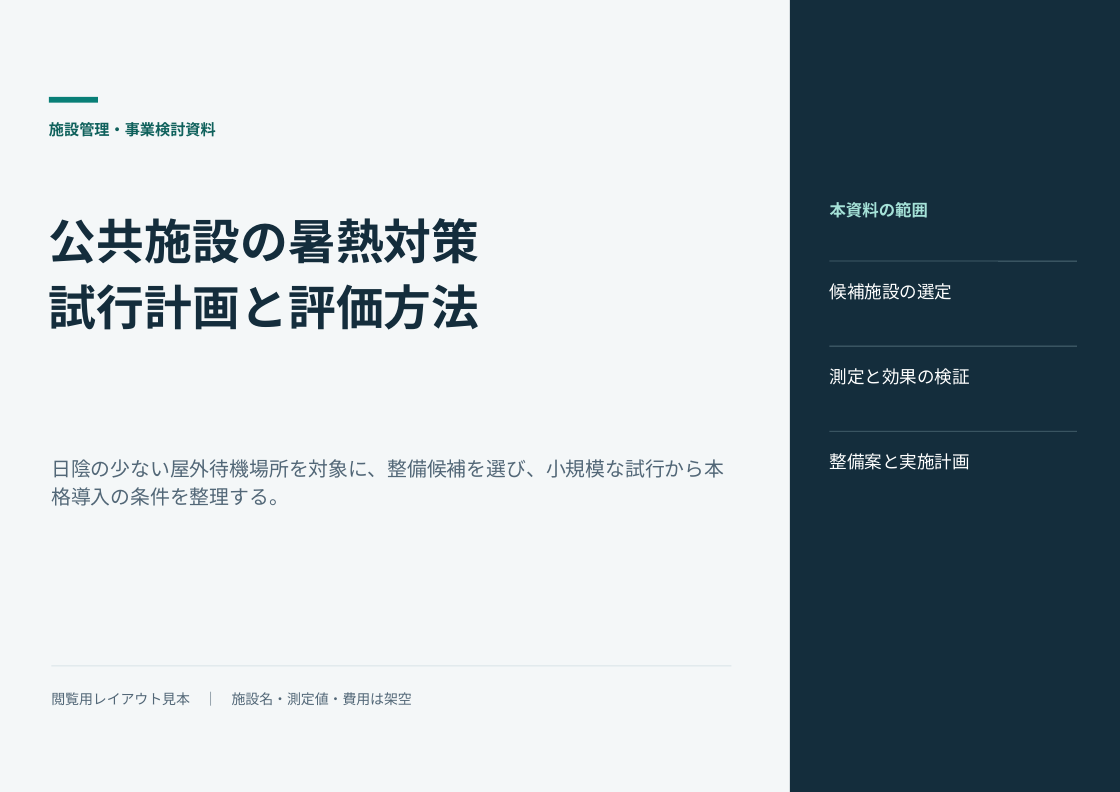
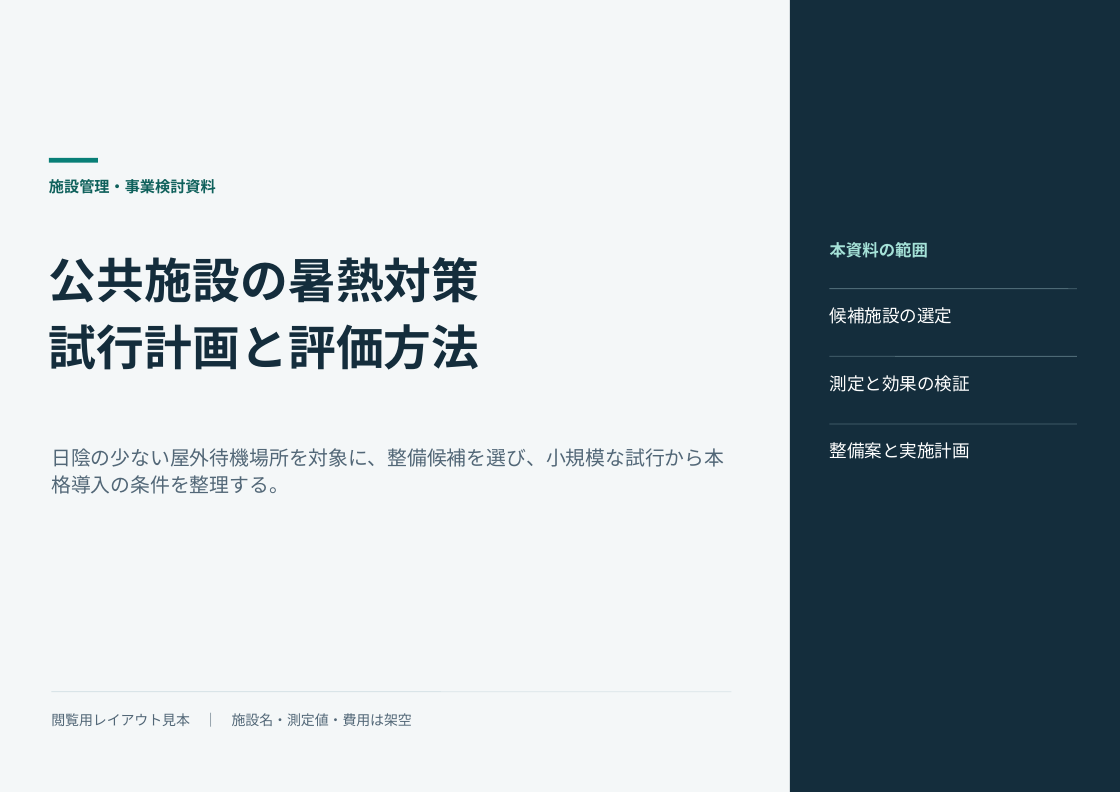
Before and after one commit to sibyl2501/consulting-pptx-templates, a slide deck: slide 1 of consulting_layout_examples.pptx. Drawn at 1120x792 pixels with LibreOffice and Linux fonts; fonts in the diff are those of the drawing. Boxes give left, top, right and bottom in pixels: in the first picture for what was removed or moved away, otherwise in the second. Text is boxed around its words. In the diff, an @@ line names an element or a change of style, - is before the commit and + after.

```diff
--- a/consulting_layout_examples.pptx
+++ b/consulting_layout_examples.pptx
@@ text "施設管理・事業検討資料": place and size @@
-text "施設管理・事業検討資料" at (49, 122, 216, 137)
+text "施設管理・事業検討資料" at (49, 179, 216, 194)
@@ rectangle: place and size @@
-rectangle at (49, 97, 98, 103)
+rectangle at (49, 158, 98, 163)
@@ text "本資料の範囲": place and size @@
-text "本資料の範囲" at (830, 202, 929, 218)
+text "本資料の範囲" at (830, 242, 929, 258)
@@ text "公共施設の暑熱対策": place and size @@
-text "公共施設の暑熱対策" at (49, 218, 479, 330)
+text "公共施設の暑熱対策" at (49, 257, 479, 370)
@@ line moved from (830, 262) - (1077, 262) to (830, 288) - (1077, 288) @@
@@ text "候補施設の選定": place and size @@
-text "候補施設の選定" at (829, 283, 952, 300)
+text "候補施設の選定" at (829, 307, 952, 324)
@@ line moved from (830, 346) - (1077, 346) to (830, 356) - (1077, 356) @@
@@ text "測定と効果の検証": place and size @@
-text "測定と効果の検証" at (829, 368, 970, 385)
+text "測定と効果の検証" at (829, 375, 970, 392)
@@ text "日陰の少ない屋外待機場所を対象に、整備候補を選び、小規模な試行から本格導入の条件を整理する。": place and size @@
-text "日陰の少ない屋外待機場所を対象に、整備候補を選び、小規模な試行から本格導入の条件を整理する。" at (51, 459, 724, 506)
+text "日陰の少ない屋外待機場所を対象に、整備候補を選び、小規模な試行から本格導入の条件を整理する。" at (51, 448, 724, 494)
@@ text "整備案と実施計画": place and size @@
-text "整備案と実施計画" at (829, 453, 970, 470)
+text "整備案と実施計画" at (829, 442, 970, 459)
@@ line moved from (830, 431) - (1077, 431) to (830, 424) - (1077, 424) @@
@@ text "閲覧用レイアウト見本 ｜ 施設名・測定値・費用は架空": place and size @@
-text "閲覧用レイアウト見本 ｜ 施設名・測定値・費用は架空" at (51, 692, 412, 705)
+text "閲覧用レイアウト見本 ｜ 施設名・測定値・費用は架空" at (51, 713, 412, 726)
@@ line moved from (52, 666) - (732, 666) to (52, 692) - (732, 692) @@
```
Also in this commit, not shown: 14 other slides changed, 7 other files.
